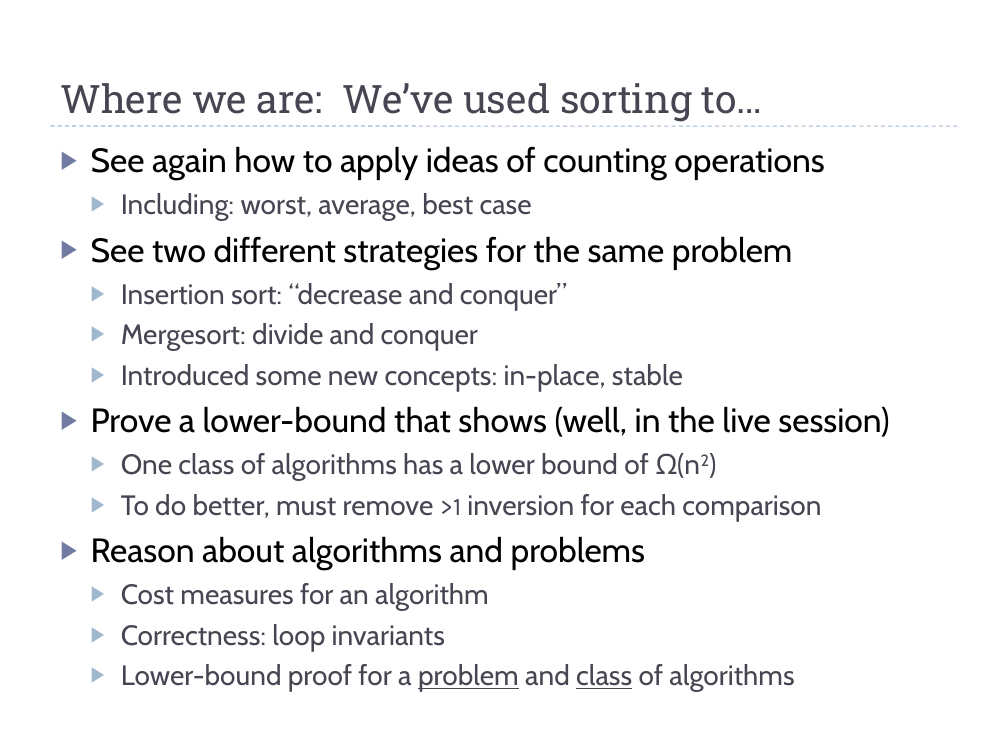
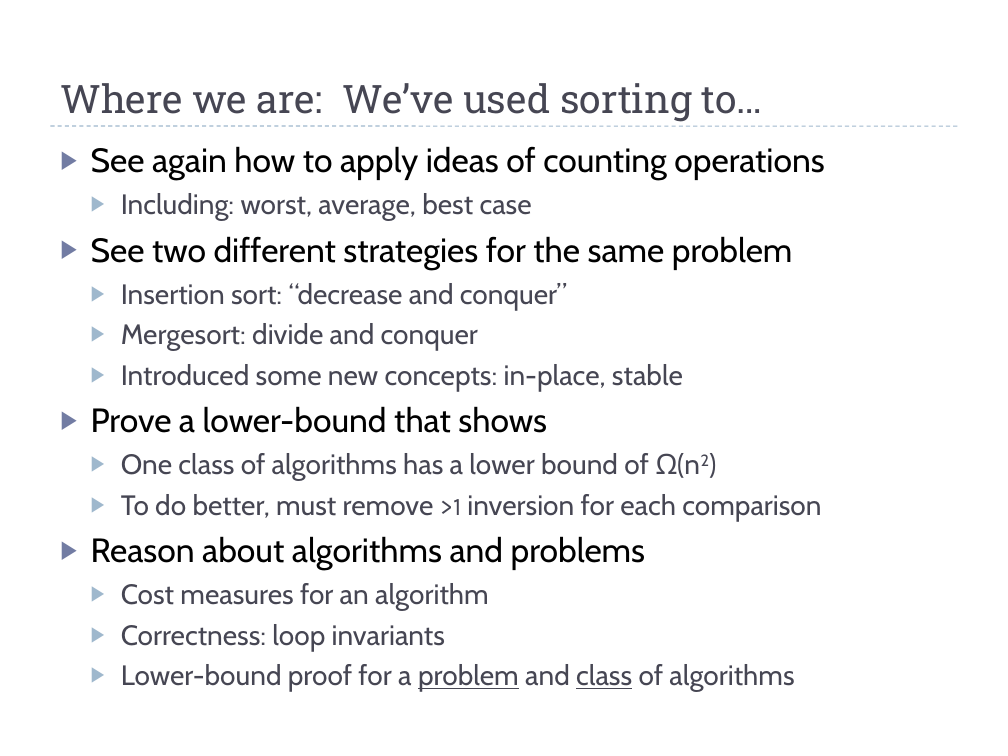
Before and after one commit to uva-cs/cs4102-f21, a slide deck: slide 28 of slides/sorting-intro-f21.pptx. Drawn at 1008x756 pixels with LibreOffice and Linux fonts; fonts in the diff are those of the drawing. Boxes give left, top, right and bottom in pixels: in the first picture for what was removed or moved away, otherwise in the second. Text is boxed around its words. In the diff, an @@ line names an element or a change of style, - is before the commit and + after.

```diff
--- a/slides/sorting-intro-f21.pptx
+++ b/slides/sorting-intro-f21.pptx
@@ text at bbox=[91, 406, 547, 433]: text changed @@
-▶ Prove a lower-bound that shows (well, in the live session)
+▶ Prove a lower-bound that shows
```
Also in this commit, not shown: 4 other slides changed.
